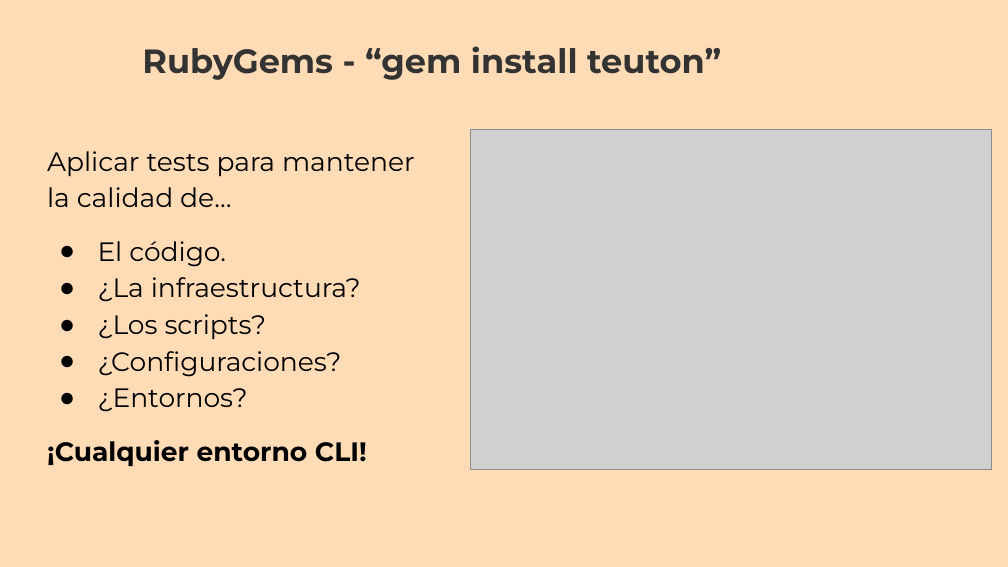
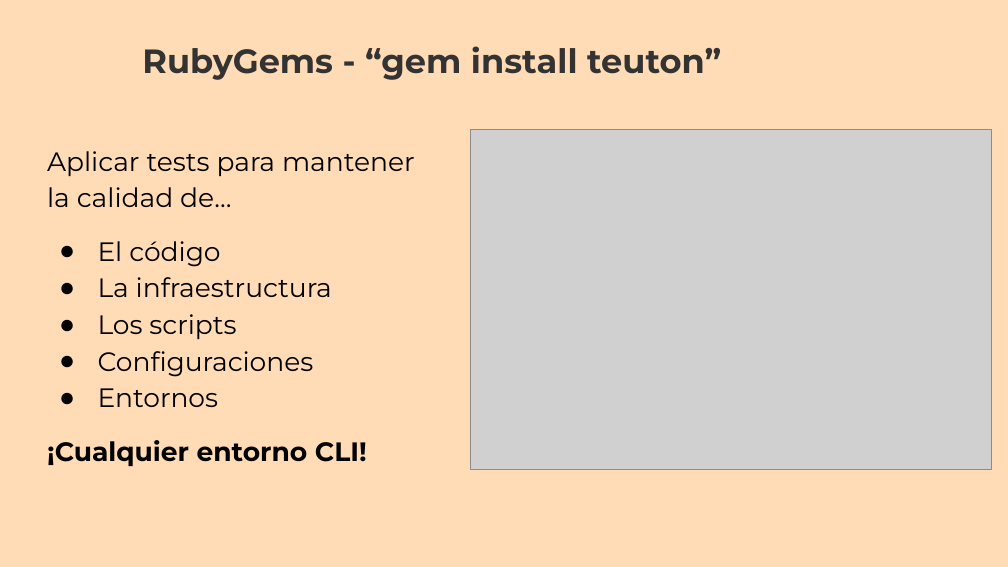
Before and after one commit to dvarrui/charlas, a slide deck: slide 20 of teuton/rubysur.2608/20260819-teuton-rubysur.odp (slide 19 before the commit). Drawn at 1008x567 pixels with LibreOffice and Linux fonts; fonts in the diff are those of the drawing; grey boxes stand for pictures. Boxes give left, top, right and bottom in pixels: in the first picture for what was removed or moved away, otherwise in the second. Text is boxed around its words. In the diff, an @@ line names an element or a change of style, - is before the commit and + after.

```diff
--- a/teuton/rubysur.2608/20260819-teuton-rubysur.odp
+++ b/teuton/rubysur.2608/20260819-teuton-rubysur.odp
@@ text at (x1=98, y1=241, x2=332, y2=407): text changed @@
-● El código.
-● ¿La infraestructura?
-● ¿Los scripts?
-● ¿Configuraciones?
-● ¿Entornos?
+● El código
+● La infraestructura
+● Los scripts
+● Configuraciones
+● Entornos
```
Also in this commit, not shown: 18 other slides changed, 3 slides added, 2 slides removed, 1 other file.
